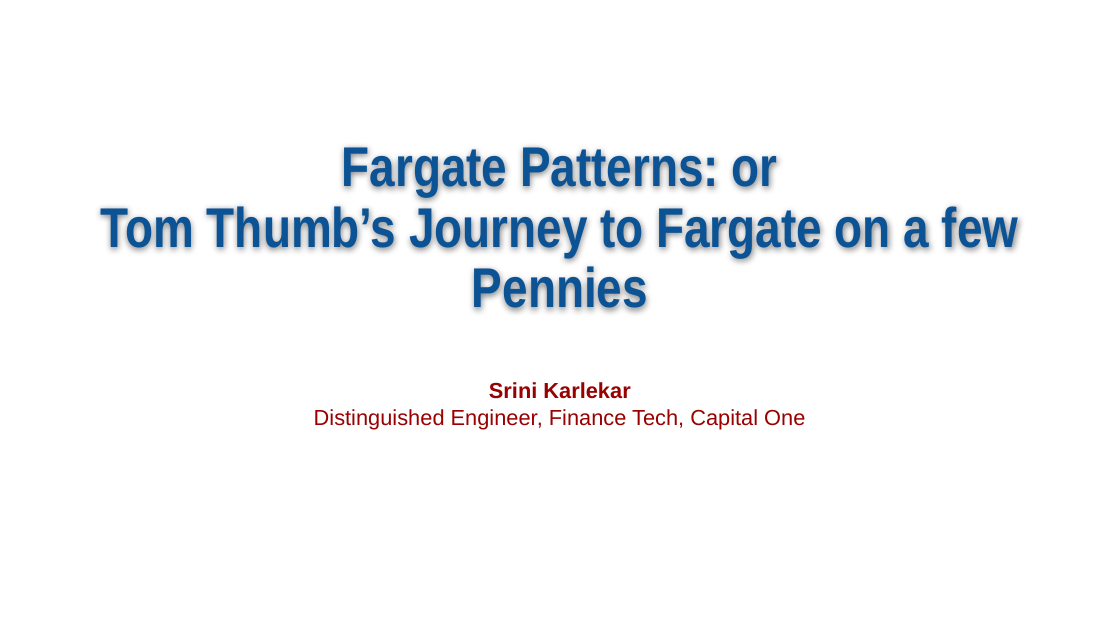
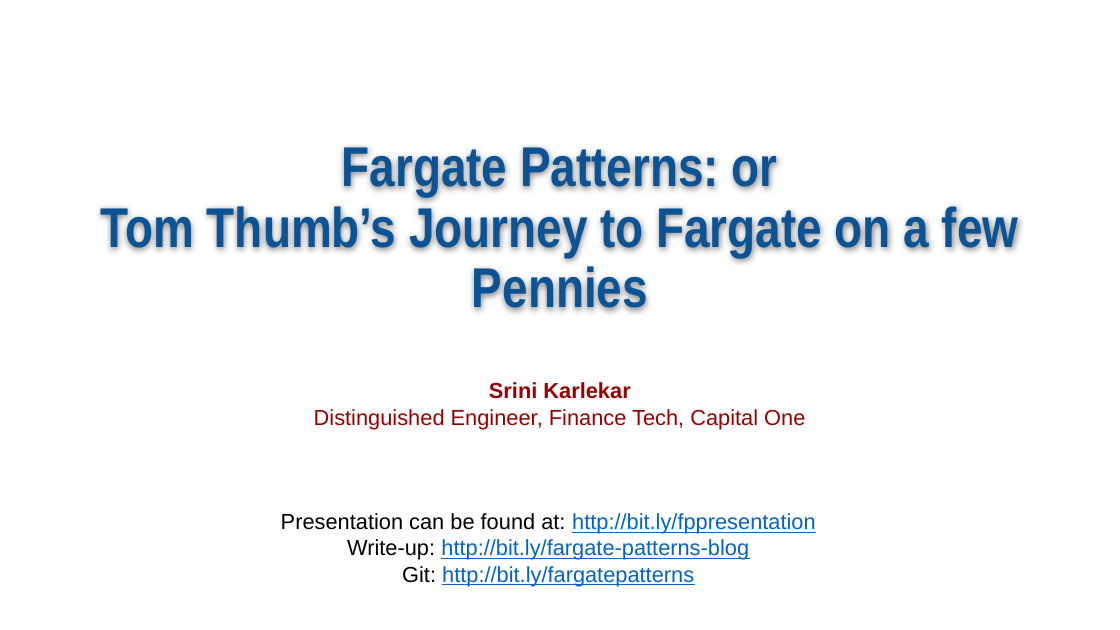
Before and after one commit to skarlekar/fargate-patterns, a slide deck: slide 1 of presentation/Fargate Patterns.pptx. Drawn at 1120x630 pixels with LibreOffice and Linux fonts; fonts in the diff are those of the drawing; background and template pictures are left out. Boxes give left, top, right and bottom in pixels: in the first picture for what was removed or moved away, otherwise in the second. Text is boxed around its words. In the diff, an @@ line names an element or a change of style, - is before the commit and + after.

Commit message:
Updated the presentation

```diff
--- a/presentation/Fargate Patterns.pptx
+++ b/presentation/Fargate Patterns.pptx
@@ text added at (281,513,815,586), 14 pt, text #0563C1, underline @@
+Presentation can be found at: http://bit.ly/fppresentation
+Write-up: http://bit.ly/fargate-patterns-blog
+Git: http://bit.ly/fargatepatterns
```
